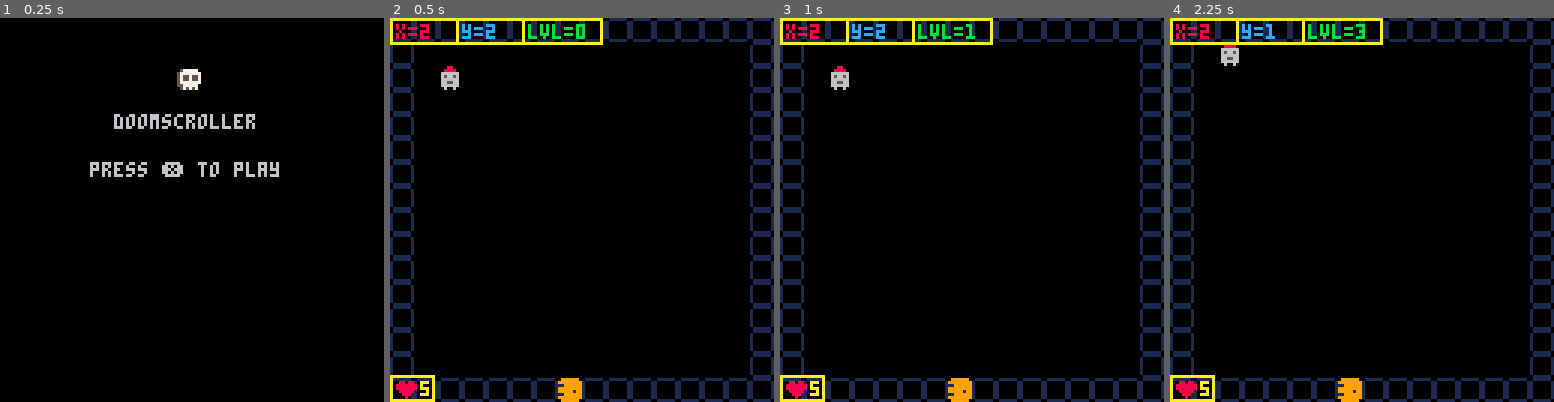
Above: before the commit, frames 1-4 (left to right).
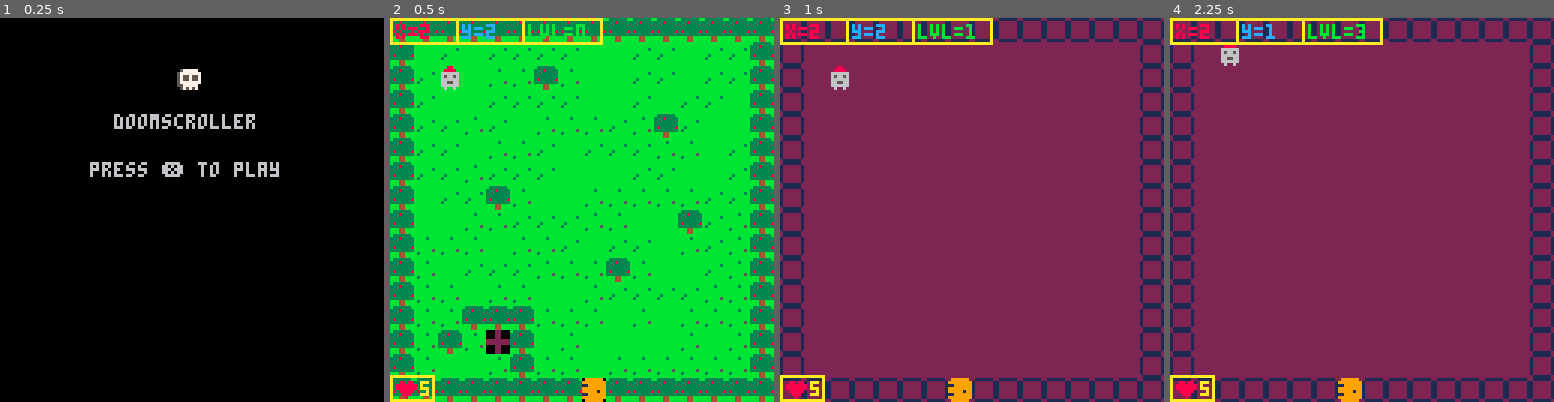
Above: after the commit, the same moments.

Repository: OmniWode/doomscroller
Game: PICO-8 cartridge doomscroller.p8
Same seed, same stepped clock (60 frames per second), same inputs: the game is played once before the commit and once after it.
Inputs:
- Up to frame 1 (0.25 s): no input
- Up to frame 2 (0.5 s): tap X (X key) at 0.33 s
- Up to frame 3 (1 s): tap O (Z key) at 0.7 s
- Up to frame 4 (2.25 s): tap X (X key) at 1.07, 1.85 s; hold Right 1.6-2.1 s; tap O (Z key) at 1.7, 2.1 s; hold Up from 2.15 s (still down)

Frame 1 is identical in both runs. In frame 2, 97% of the frame differs, in the area x 0-100%, y 0-100%; in frame 3, 89%; in frame 4, 89%.

Commit message:
updated scrolling between levels, figured out map/sprite relation a bit more

Diff:
--- a/doomscroller.p8
+++ b/doomscroller.p8
@@ -109,17 +109,30 @@
 end
 
 function draw_map()
-	mapx=flr(p.x/16)*16
-	mapy=flr(p.y/16)*16
-
-	map(0,0,0,0,16,16)
-
-	--if (level==0) then
-	--	cls(11)
-	--	map(0,0,0,0,16,16)
-	--else
-		--map(16,0,0,0,16,16)
-	--end
+	--mapx=flr(p.x/16)*16
+	--mapy=flr(p.y/16)*16
+
+	--mapx=16*level
+	--mapy=16*level
+
+
+	if (level==0) then
+		mapx=0
+		mapy=0
+		cls(0)
+	elseif (level%2==0) then
+		mapx=0
+		mapy=16
+		cls(0)
+	else
+		mapx=0
+		mapy=16
+		cls(2)
+	end
+
+	map(mapx,mapy,0,0,16,16)
+	--print("mapx= "..mapx,0,0,9)
+	--print("mapy= "..mapy,36,0,9)
 
 end
 
@@ -136,6 +149,10 @@
 function new_level()
 	level+=1
 	sfx(0)
+
+	p.x=2
+	p.y=18
+
 	--p.x=mid(0,2,127)
 	--p.y=mid(0,2,127)
 end
@@ -156,7 +173,7 @@
 end
 
 function draw_player()
-	spr(p.spr,p.x*p.w,p.y*p.h)
+	spr(p.spr,(p.x%16)*p.w,(p.y%16)*p.h)
 end
 
 function move_player()
@@ -177,11 +194,9 @@
 
 	interact(newx, newy)
 
-	if (is_tile(door,newx,newy)) then
-		newx = 2
-		newy = 2
-		new_level()
-	end
+	--if (is_tile(door,newx,newy)) then
+	--	new_level()
+	--end
 
 	if (can_move(newx,newy)) then
 		p.x=mid(0,newx,127)
@@ -208,9 +223,9 @@
 	end
 
 	--use door
-	--if (is_tile(door,x,y)) then
-	--	new_level()
-	--end
+	if (is_tile(door,x,y)) then
+		new_level()
+	end
 
 	--win game
 		if (is_tile(win,x,y)) then
@@ -220,8 +235,10 @@
 end
 
 function draw_hud()
-	hudx=mapx*8
-	hudy=mapy*8+119
+	--hudx=mapx*8
+	--hudy=mapy*8+119
+	hudx=0
+	hudy=119
 
 	rect(hudx,hudy,hudx+14,hudy+8,10)
 
@@ -230,8 +247,10 @@
 end
 
 function draw_debug()
-	debugx=mapx*8
-	debugy=mapy*8
+	--debugx=mapx*8
+	--debugy=mapy*8
+	debugx=0
+	debugy=0
 
 	rect(debugx,debugy,debugx+22,debugy+8,10)
 	print("x="..p.x,debugx+2,debugy+2,8)
@@ -307,41 +326,41 @@
 00888000000000005577777000000000000000000000000000000000000000000000000000000000000000000000000000000000000000000000000000000000
 00080000000000000575757000000000000000000000000000000000000000000000000000000000000000000000000000000000000000000000000000000000
 __gff__
-0001010502080000010000000000000001020000100000000000000000000000000000000000000000000000000000000000000000000000000000000000000000000000000000000000000000000000000000000000000000000000000000000000000000000000000000000000000000000000000000000000000000000000
+0001010503080000010000000000000001020000100000000000000000000000000000000000000000000000000000000000000000000000000000000000000000000000000000000000000000000000000000000000000000000000000000000000000000000000000000000000000000000000000000000000000000000000
 0000000000000000000000000000000000000000000000000000000000000000000000000000000000000000000000000000000000000000000000000000000000000000000000000000000000000000000000000000000000000000000000000000000000000000000000000000000000000000000000000000000000000000
 __map__
-0202020202020202020202020202020200000000000000000000000000000000000000000000000000000000000000000000000000000000000000000000000000000000000000000000000000000000000000000000000000000000000000000000000000000000000000000000000000000000000000000000000000000000
-0200000000000000000000000000000200000000000000000000000000000000000000000000000000000000000000000000000000000000000000000000000000000000000000000000000000000000000000000000000000000000000000000000000000000000000000000000000000000000000000000000000000000000
-0200000000000000000000000000000200000000000000000000000000000000000000000000000000000000000000000000000000000000000000000000000000000000000000000000000000000000000000000000000000000000000000000000000000000000000000000000000000000000000000000000000000000000
-0200000000000000000000000000000200000000000000000000000000000000000000000000000000000000000000000000000000000000000000000000000000000000000000000000000000000000000000000000000000000000000000000000000000000000000000000000000000000000000000000000000000000000
-0200000000000000000000000000000200000000000000000000000000000000000000000000000000000000000000000000000000000000000000000000000000000000000000000000000000000000000000000000000000000000000000000000000000000000000000000000000000000000000000000000000000000000
-0200000000000000000000000000000200000000000000000000000000000000000000000000000000000000000000000000000000000000000000000000000000000000000000000000000000000000000000000000000000000000000000000000000000000000000000000000000000000000000000000000000000000000
-0200000000000000000000000000000200000000000000000000000000000000000000000000000000000000000000000000000000000000000000000000000000000000000000000000000000000000000000000000000000000000000000000000000000000000000000000000000000000000000000000000000000000000
-0200000000000000000000000000000200000000000000000000000000000000000000000000000000000000000000000000000000000000000000000000000000000000000000000000000000000000000000000000000000000000000000000000000000000000000000000000000000000000000000000000000000000000
-0200000000000000000000000000000200000000000000000000000000000000000000000000000000000000000000000000000000000000000000000000000000000000000000000000000000000000000000000000000000000000000000000000000000000000000000000000000000000000000000000000000000000000
-0200000000000000000000000000000200000000000000000000000000000000000000000000000000000000000000000000000000000000000000000000000000000000000000000000000000000000000000000000000000000000000000000000000000000000000000000000000000000000000000000000000000000000
-0200000000000000000000000000000200000000000000000000000000000000000000000000000000000000000000000000000000000000000000000000000000000000000000000000000000000000000000000000000000000000000000000000000000000000000000000000000000000000000000000000000000000000
-0200000000000000000000000000000200000000000000000000000000000000000000000000000000000000000000000000000000000000000000000000000000000000000000000000000000000000000000000000000000000000000000000000000000000000000000000000000000000000000000000000000000000000
-0200000000000000000000000000000200000000000000000000000000000000000000000000000000000000000000000000000000000000000000000000000000000000000000000000000000000000000000000000000000000000000000000000000000000000000000000000000000000000000000000000000000000000
-0200000000000000000000000000000200000000000000000000000000000000000000000000000000000000000000000000000000000000000000000000000000000000000000000000000000000000000000000000000000000000000000000000000000000000000000000000000000000000000000000000000000000000
-0200000000000000000000000000000200000000000000000000000000000000000000000000000000000000000000000000000000000000000000000000000000000000000000000000000000000000000000000000000000000000000000000000000000000000000000000000000000000000000000000000000000000000
-0202020202020204020202020202020200000000000000000000000000000000000000000000000000000000000000000000000000000000000000000000000000000000000000000000000000000000000000000000000000000000000000000000000000000000000000000000000000000000000000000000000000000000
 0808080808080808080808080808080802020202020202020202020202020202000000000000000000000000000000000000000000000000000000000000000000000000000000000000000000000000000000000000000000000000000000000000000000000000000000000000000000000000000000000000000000000000
-0816061606060606161606061606060802000000000000000000000000000002000000000000000000000000000000000000000000000000000000000000000000000000000000000000000000000000000000000000000000000000000000000000000000000000000000000000000000000000000000000000000000000000
-0806071607070807161606061606060802000000000000000000000000000002000000000000000000000000000000000000000000000000000000000000000000000000000000000000000000000000000000000000000000000000000000000000000000000000000000000000000000000000000000000000000000000000
-0806161606060606161606160606160802000000000000000000000000000002000000000000000000000000000000000000000000000000000000000000000000000000000000000000000000000000000000000000000000000000000000000000000000000000000000000000000000000000000000000000000000000000
-0806060706160707070607080616160802000000000003000000000300000002000000000000000000000000000000000000000000000000000000000000000000000000000000000000000000000000000000000000000000000000000000000000000000000000000000000000000000000000000000000000000000000000
-0806061607070616060606070716060802000000000000000000000000000002000000000000000000000000000000000000000000000000000000000000000000000000000000000000000000000000000000000000000000000000000000000000000000000000000000000000000000000000000000000000000000000000
-0806060706060616161606061616060802000000000000000000000000000002000000000000000000000000000000000000000000000000000000000000000000000000000000000000000000000000000000000000000000000000000000000000000000000000000000000000000000000000000000000000000000000000
-0816060608071616070707070706060802000000000000000000000000000002000000000000000000000000000000000000000000000000000000000000000000000000000000000000000000000000000000000000000000000000000000000000000000000000000000000000000000000000000000000000000000000000
-0816160707060606070716160806070802000000000000000000000000000002000000000000000000000000000000000000000000000000000000000000000000000000000000000000000000000000000000000000000000000000000000000000000000000000000000000000000000000000000000000000000000000000
-0807070716070706160606160706070802000300000000000500000000000002000000000000000000000000000000000000000000000000000000000000000000000000000000000000000000000000000000000000000000000000000000000000000000000000000000000000000000000000000000000000000000000000
-0807160606060707070807161606070802000000000000000000000000000002000000000000000000000000000000000000000000000000000000000000000000000000000000000000000000000000000000000000000000000000000000000000000000000000000000000000000000000000000000000000000000000000
-0807071607071616070606060607070802000000000000000000000000000002000000000000000000000000000000000000000000000000000000000000000000000000000000000000000000000000000000000000000000000000000000000000000000000000000000000000000000000000000000000000000000000000
-0807070808080707071607160707070802000000000000000000000000000002000000000000000000000000000000000000000000000000000000000000000000000000000000000000000000000000000000000000000000000000000000000000000000000000000000000000000000000000000000000000000000000000
-0807080705081607161616160716070802000000000000000000000000140002000000000000000000000000000000000000000000000000000000000000000000000000000000000000000000000000000000000000000000000000000000000000000000000000000000000000000000000000000000000000000000000000
-0807161607080707160707070707070802000000000000000000000000000002000000000000000000000000000000000000000000000000000000000000000000000000000000000000000000000000000000000000000000000000000000000000000000000000000000000000000000000000000000000000000000000000
+0816061606060606161606061606060802161616161616161616161616161602000000000000000000000000000000000000000000000000000000000000000000000000000000000000000000000000000000000000000000000000000000000000000000000000000000000000000000000000000000000000000000000000
+0806071607070807161606061606060802161616161616161616161616161602000000000000000000000000000000000000000000000000000000000000000000000000000000000000000000000000000000000000000000000000000000000000000000000000000000000000000000000000000000000000000000000000
+0806161606060606161606160606160802161601161616161616161616161602000000000000000000000000000000000000000000000000000000000000000000000000000000000000000000000000000000000000000000000000000000000000000000000000000000000000000000000000000000000000000000000000
+0806060706160707070607080616160802161616161616161616161616161602000000000000000000000000000000000000000000000000000000000000000000000000000000000000000000000000000000000000000000000000000000000000000000000000000000000000000000000000000000000000000000000000
+0806061607070616060606070716060802161616161616161616161616161602000000000000000000000000000000000000000000000000000000000000000000000000000000000000000000000000000000000000000000000000000000000000000000000000000000000000000000000000000000000000000000000000
+0806060706060616161606061616060802161616161616161616161616161602000000000000000000000000000000000000000000000000000000000000000000000000000000000000000000000000000000000000000000000000000000000000000000000000000000000000000000000000000000000000000000000000
+0816060608071616070707070706060802161616161616161616161616161602000000000000000000000000000000000000000000000000000000000000000000000000000000000000000000000000000000000000000000000000000000000000000000000000000000000000000000000000000000000000000000000000
+0816160707060606070716160806070802161616161616161616161616161602000000000000000000000000000000000000000000000000000000000000000000000000000000000000000000000000000000000000000000000000000000000000000000000000000000000000000000000000000000000000000000000000
+0807070716070706160606160706070802161616161616161616161616161602000000000000000000000000000000000000000000000000000000000000000000000000000000000000000000000000000000000000000000000000000000000000000000000000000000000000000000000000000000000000000000000000
+0807160606060707070807161606070802161616161616161616161616161602000000000000000000000000000000000000000000000000000000000000000000000000000000000000000000000000000000000000000000000000000000000000000000000000000000000000000000000000000000000000000000000000
+0807071607071616070606060607070802161616161616161616161616161602000000000000000000000000000000000000000000000000000000000000000000000000000000000000000000000000000000000000000000000000000000000000000000000000000000000000000000000000000000000000000000000000
+0807070808080707071607160707070802161616161616161616161616161602000000000000000000000000000000000000000000000000000000000000000000000000000000000000000000000000000000000000000000000000000000000000000000000000000000000000000000000000000000000000000000000000
+0807080705081607161616160716070802161616161616161616161616161602000000000000000000000000000000000000000000000000000000000000000000000000000000000000000000000000000000000000000000000000000000000000000000000000000000000000000000000000000000000000000000000000
+0807161607080707160707070707070802161616161616161616161616161602000000000000000000000000000000000000000000000000000000000000000000000000000000000000000000000000000000000000000000000000000000000000000000000000000000000000000000000000000000000000000000000000
 0808080808080808040808080808080802020202020202040202020202020202000000000000000000000000000000000000000000000000000000000000000000000000000000000000000000000000000000000000000000000000000000000000000000000000000000000000000000000000000000000000000000000000
-
-
-
+0202020202020202020202020202020202020202020202020202020202020202000000000000000000000000000000000000000000000000000000000000000000000000000000000000000000000000000000000000000000000000000000000000000000000000000000000000000000000000000000000000000000000000
+0200000000000000000000000000000202000000000000000000000000000002000000000000000000000000000000000000000000000000000000000000000000000000000000000000000000000000000000000000000000000000000000000000000000000000000000000000000000000000000000000000000000000000
+0200000000000000000000000000000202000000000000000000000000000002000000000000000000000000000000000000000000000000000000000000000000000000000000000000000000000000000000000000000000000000000000000000000000000000000000000000000000000000000000000000000000000000
+0200000000000000000000000000000202000000000000000000000000000002000000000000000000000000000000000000000000000000000000000000000000000000000000000000000000000000000000000000000000000000000000000000000000000000000000000000000000000000000000000000000000000000
+0200000000000000000000000000000202000000000003000000000300000002000000000000000000000000000000000000000000000000000000000000000000000000000000000000000000000000000000000000000000000000000000000000000000000000000000000000000000000000000000000000000000000000
+0200000000000000000000000000000202000000000000000000000000000002000000000000000000000000000000000000000000000000000000000000000000000000000000000000000000000000000000000000000000000000000000000000000000000000000000000000000000000000000000000000000000000000
+0200000000000000000000000000000202000000000000000000000000000002000000000000000000000000000000000000000000000000000000000000000000000000000000000000000000000000000000000000000000000000000000000000000000000000000000000000000000000000000000000000000000000000
+0200000000000000000000000000000202000000000000000000000000000002000000000000000000000000000000000000000000000000000000000000000000000000000000000000000000000000000000000000000000000000000000000000000000000000000000000000000000000000000000000000000000000000
+0200000000000000000000000000000202000000000000000000000000000002000000000000000000000000000000000000000000000000000000000000000000000000000000000000000000000000000000000000000000000000000000000000000000000000000000000000000000000000000000000000000000000000
+0200000000000000000000000000000202000300000000000500000000000002000000000000000000000000000000000000000000000000000000000000000000000000000000000000000000000000000000000000000000000000000000000000000000000000000000000000000000000000000000000000000000000000
+0200000000000000000000000000000202000000000000000000000000000002000000000000000000000000000000000000000000000000000000000000000000000000000000000000000000000000000000000000000000000000000000000000000000000000000000000000000000000000000000000000000000000000
+0200000000000000000000000000000202000000000000000000000000000002000000000000000000000000000000000000000000000000000000000000000000000000000000000000000000000000000000000000000000000000000000000000000000000000000000000000000000000000000000000000000000000000
+0200000000000000000000000000000202000000000000000000000000000002000000000000000000000000000000000000000000000000000000000000000000000000000000000000000000000000000000000000000000000000000000000000000000000000000000000000000000000000000000000000000000000000
+0200000000000000000000000000000202000000000000000000000000140002000000000000000000000000000000000000000000000000000000000000000000000000000000000000000000000000000000000000000000000000000000000000000000000000000000000000000000000000000000000000000000000000
+0200000000000000000000000000000202000000000000000000000000000002000000000000000000000000000000000000000000000000000000000000000000000000000000000000000000000000000000000000000000000000000000000000000000000000000000000000000000000000000000000000000000000000
+0202020202020204020202020202020202020202020202040202020202020202000000000000000000000000000000000000000000000000000000000000000000000000000000000000000000000000000000000000000000000000000000000000000000000000000000000000000000000000000000000000000000000000
+
+
+
